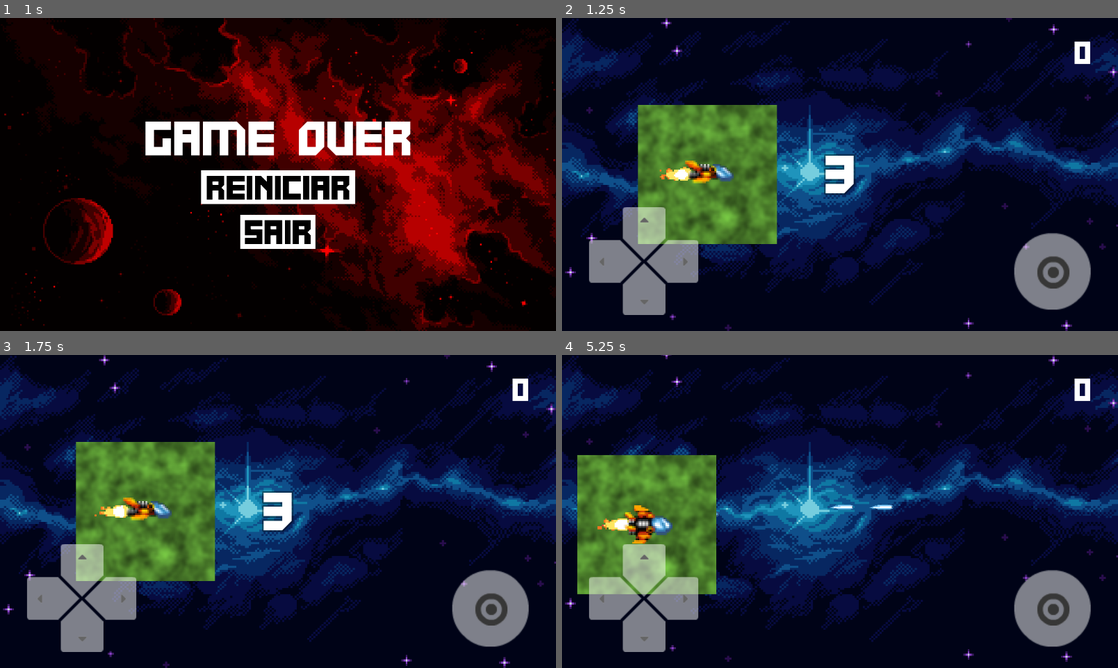
Above: before the commit, frames 1-4 (two rows, left to right).
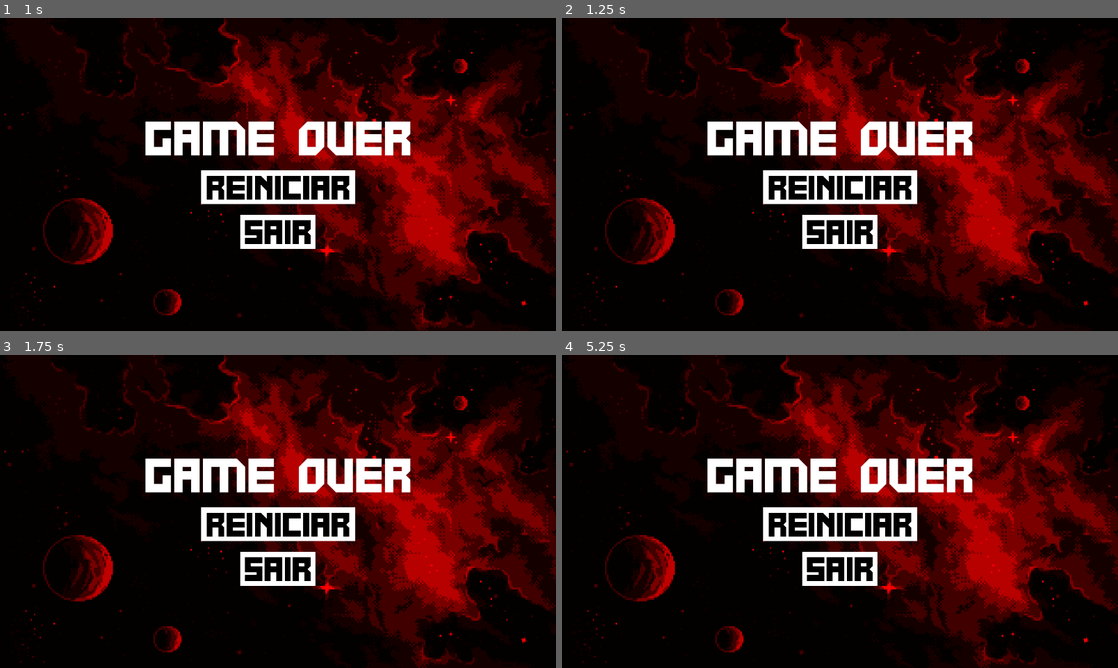
Above: after the commit, the same moments.

Repository: gabriel-0liverr/Projeto-Klonus
Game: Godot game, scene res://Scenes/Fase 1/Game_Over.tscn
Two runs of this game, one before a commit and one after it. Both use one fixed random seed, a clock stepped at 60 frames per second and the inputs below. This scene is started directly instead of the project's main scene.
Inputs:
- Up to frame 1 (1 s): tap Enter (ui_accept) at 0.5, 0.77 s; hold Right (ui_right) from 0.53 s (still down); tap Space (ui_select) at 0.6 s
- Up to frame 2 (1.25 s): keep holding Right (ui_right)
- Up to frame 3 (1.75 s): release Right (ui_right) at 1.28 s; hold Down (ui_down) from 1.28 s (still down); tap Space (ui_select) at 1.35 s; tap Enter (ui_accept) at 1.52 s
- Up to frame 4 (5.25 s): tap Enter (ui_accept) at 2, 2.75, 3.02, 3.5, 3.77, 4.52 s; release Down (ui_down) at 2.03 s; hold Right (ui_right) 2.03-2.78 s; tap Space (ui_select) every 0.75 s from 2.1 to 5.1 s; hold Up (ui_up) 2.78-3.53 s; hold Left (ui_left) 3.53-5.03 s; tap Escape (ui_cancel) at 4.15 s; hold Down (ui_down) from 5.03 s (still down)

Frame 1 is identical in both runs. In frame 2, 64% of the frame differs, in the area x 0-100%, y 0-100%; in frame 3, 64%; in frame 4, 65%.

Commit message:
Klonus Demo

Diff:
--- a/Godot Docs/Scenes/Fase 1/Game_Over.tscn
+++ b/Godot Docs/Scenes/Fase 1/Game_Over.tscn
@@ -6,7 +6,7 @@
 [ext_resource path="res://Assets/Buttons/ReiniciarDark.png" type="Texture" id=4]
 [ext_resource path="res://Assets/Buttons/SairLight.png" type="Texture" id=5]
 [ext_resource path="res://Assets/Buttons/SairDark.png" type="Texture" id=6]
-[ext_resource path="res://Scripts/Fase 1/Start_Menu.gd" type="Script" id=7]
+[ext_resource path="res://Scripts/Fase 1/Game_Over.gd" type="Script" id=7]
 
 [sub_resource type="DynamicFont" id=1]
 size = 100
@@ -220,14 +220,12 @@
 scale = Vector2( 0.6, 0.6 )
 normal = ExtResource( 3 )
 pressed = ExtResource( 4 )
-action = "\"ui_select\""
 
 [node name="Sair" type="TouchScreenButton" parent="Options"]
 position = Vector2( 553, 453 )
 scale = Vector2( 0.6, 0.6 )
 normal = ExtResource( 5 )
 pressed = ExtResource( 6 )
-action = "\"ui_cancel\""
 
 [node name="anim" type="AnimationPlayer" parent="Options"]
 root_node = NodePath("../..")
--- a/Godot Docs/Scenes/Fase 1/Start_Menu.tscn
+++ b/Godot Docs/Scenes/Fase 1/Start_Menu.tscn
@@ -158,7 +158,6 @@
 scale = Vector2( 0.4, 0.4 )
 normal = ExtResource( 1 )
 pressed = ExtResource( 4 )
-action = "\"ui_select\""
 
 [node name="Timer" type="Timer" parent="."]
 wait_time = 0.5
@@ -169,5 +168,4 @@
 anims/RESET = SubResource( 2 )
 anims/Reveal = SubResource( 3 )
 
-[connection signal="timeout" from="Timer" to="." method="_on_TimerBlink_timeout"]
 [connection signal="timeout" from="Timer" to="." method="_on_Timer_timeout"]
--- /dev/null
+++ b/Godot Docs/Scripts/Fase 1/Game_Over.gd
@@ -0,0 +1,17 @@
+extends Node2D
+
+
+func _ready():
+	pass
+
+func _process(delta):
+	if $Options/Reiniciar.is_pressed():
+		$Timer.start()
+	pass
+
+	if $Options/Sair.is_pressed():
+		get_tree().change_scene("res://Scenes/Fase 1/Start_Menu.tscn")
+
+
+func _on_Timer_timeout():
+	get_tree().change_scene("res://Scenes/Fase 1/Game.tscn")
--- a/Godot Docs/Scripts/Fase 1/Start_Menu.gd
+++ b/Godot Docs/Scripts/Fase 1/Start_Menu.gd
@@ -5,12 +5,9 @@
 	pass
 
 func _process(delta):
-	if Input.is_action_just_pressed("ui_select"):
+	if $Iniciar.is_pressed():
 		$Timer.start()
 	pass
-
-	if Input.is_action_just_pressed("ui_cancel"):
-		get_tree().change_scene("res://Scenes/Fase 1/Start_Menu.tscn")
 
 
 func _on_Timer_timeout():
--- a/Godot Docs/project.godot
+++ b/Godot Docs/project.godot
@@ -12,8 +12,8 @@
 
 config/name="Klonus"
 run/main_scene="res://Scenes/Fase 1/Start_Menu.tscn"
-config/icon="res://icon.png"
-config/windows_native_icon="res://Icon.ico"
+config/icon="res://IconMin.png"
+config/windows_native_icon="res://IconMin.ico"
 
 [display]
 
Binary file removed: Godot Docs/Icon.ico
Binary file added: Godot Docs/IconMin.ico
Binary file added: Godot Docs/IconMin.png
Not shown, added: Godot Docs/IconMin.png.import
Not shown, changed: Godot Docs/export_presets.cfg
Binary file removed: Godot Docs/icon.png
Not shown, removed: Godot Docs/icon.png.import
Not shown, changed: Builds and Demos/Build001_APK.apk
Not shown, removed: Builds and Demos/Build001_APK.apk.idsig
Not shown, added: Builds and Demos/Klonus_DEMO.apk
Not shown, added: Builds and Demos/Klonus_DEMO.apk.idsig
Not shown, added: Builds and Demos/Klonus_DEMO_PC.exe
(and 4 more such lines)
